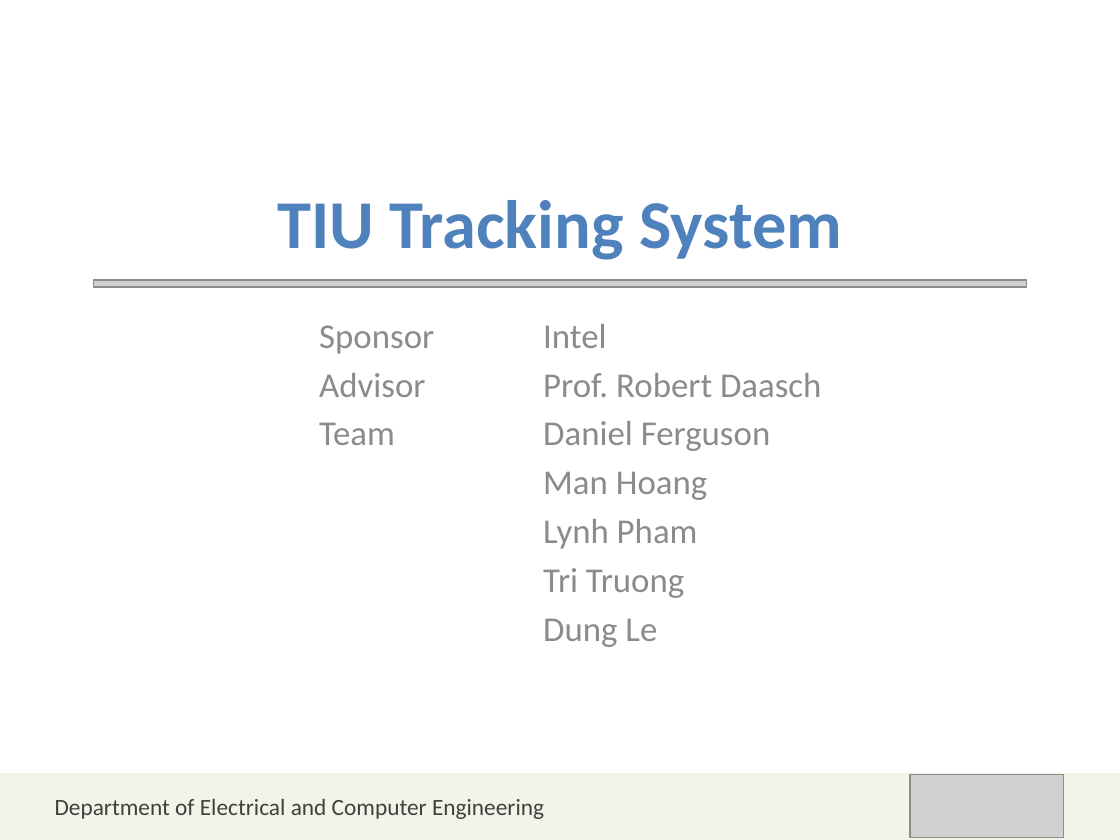
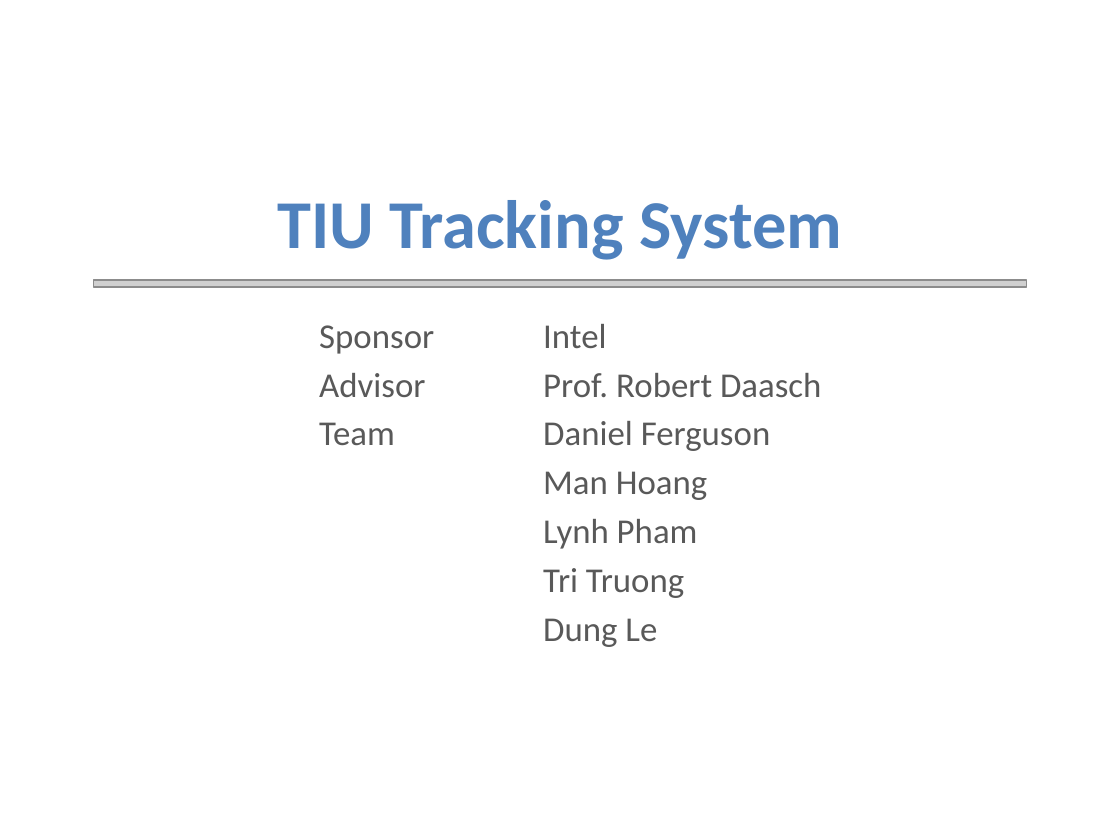
Before and after one commit to jolleekin/tiu-tracking, a slide deck: slide 1 of Docs/TIU_Tracking_Presentation_v1.pptx. Drawn at 1120x840 pixels with LibreOffice and Linux fonts; fonts in the diff are those of the drawing; grey boxes stand for pictures. Boxes give left, top, right and bottom in pixels: in the first picture for what was removed or moved away, otherwise in the second. Text is boxed around its words. In the diff, an @@ line names an element or a change of style, - is before the commit and + after.

```diff
--- a/Docs/TIU_Tracking_Presentation_v1.pptx
+++ b/Docs/TIU_Tracking_Presentation_v1.pptx
@@ subtitle "Sponsor Intel" at box(319, 324, 821, 647): text colour #8C8C8C to #595959 @@
@@ rectangle removed at box(0, 773, 1120, 840) @@
@@ picture removed at box(909, 775, 1063, 838) @@
@@ text removed at box(55, 799, 544, 819) @@
-Department of Electrical and Computer Engineering
```
Also in this commit, not shown: 23 other slides changed, 4 slides added, 3 slides removed.
